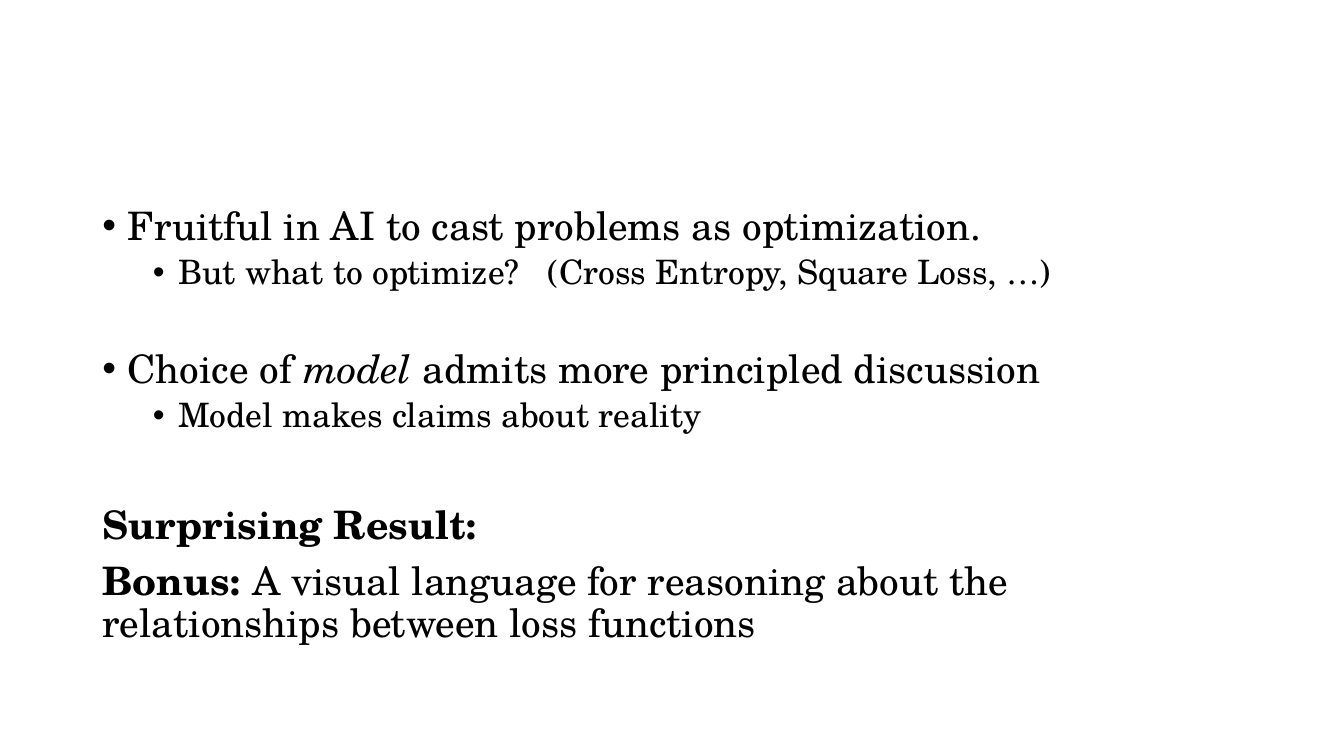
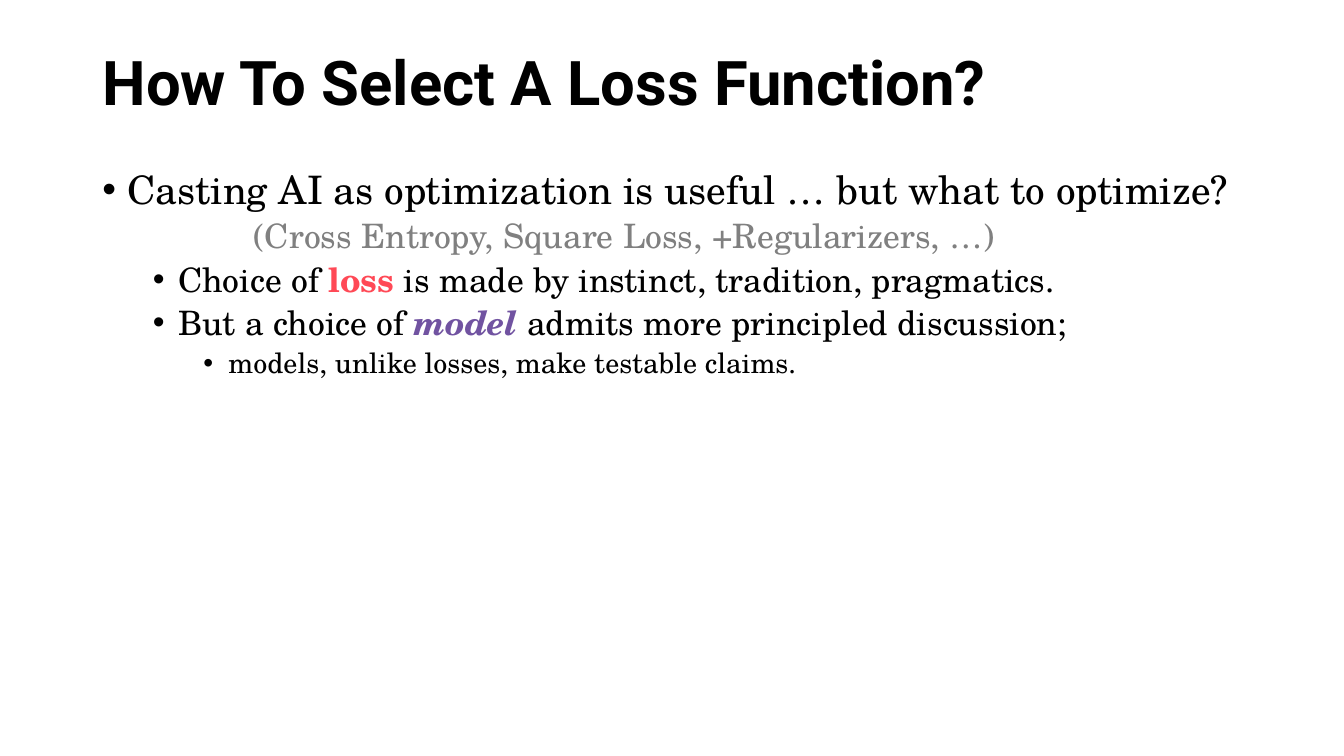
Before and after one commit to orichardson/pdg-expts, a slide deck: slide 2 of present/AISTATS-2022/one-true-loss.pptx. Drawn at 1344x756 pixels with LibreOffice and Linux fonts; fonts in the diff are those of the drawing. Boxes give left, top, right and bottom in pixels: in the first picture for what was removed or moved away, otherwise in the second. Text is boxed around its words. In the diff, an @@ line names an element or a change of style, - is before the commit and + after.

```diff
--- a/present/AISTATS-2022/one-true-loss.pptx
+++ b/present/AISTATS-2022/one-true-loss.pptx
@@ title added at [102,58,985,106], 44 pt, text #000000, bold @@
+How To Select A Loss Function?
@@ text at [128,175,1228,378]: text changed; size 28 to 24 pt @@
-• Fruitful in AI to cast problems as optimization.
-  • But what to optimize? (Cross Entropy, Square Loss, …)
-• Choice of model admits more principled discussion
-  • Model makes claims about reality
-Surprising Result:
-Bonus: A visual language for reasoning about the relationships between loss functions
+• Casting AI as optimization is useful … but what to optimize?
+  (Cross Entropy, Square Loss, +Regularizers, …)
+  • Choice of loss is made by instinct, tradition, pragmatics.
+  • But a choice of model admits more principled discussion;
+    • models, unlike losses, make testable claims.
```
Also in this commit, not shown: 10 other slides changed, 7 slides added, 8 slides removed, 1 other file.
